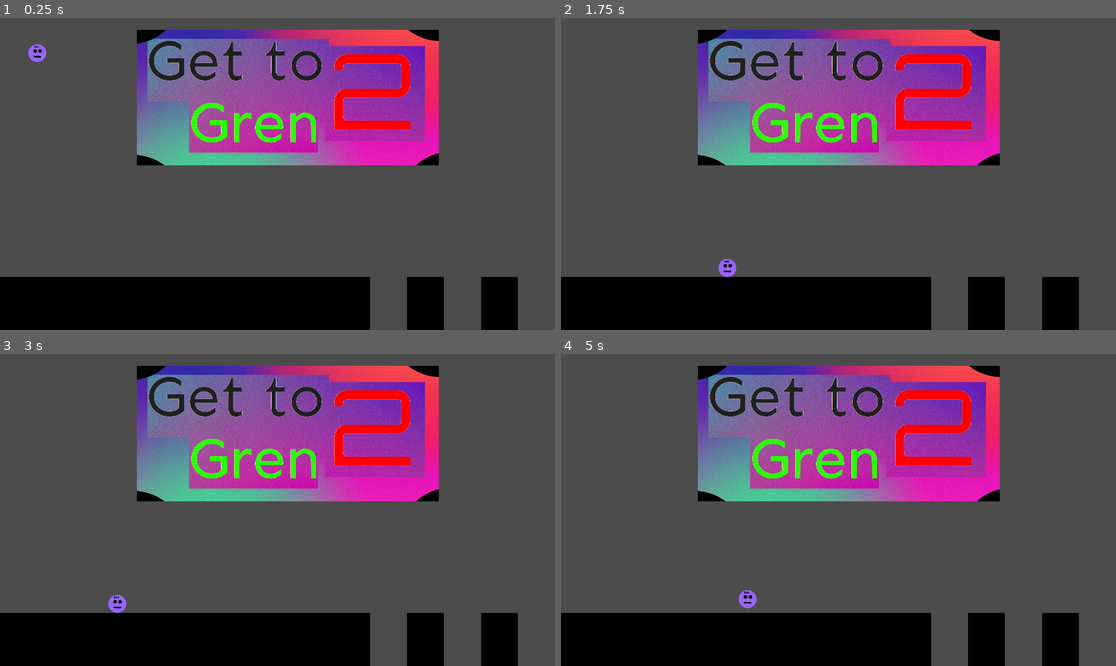
Above: before the commit, frames 1-4 (two rows, left to right).
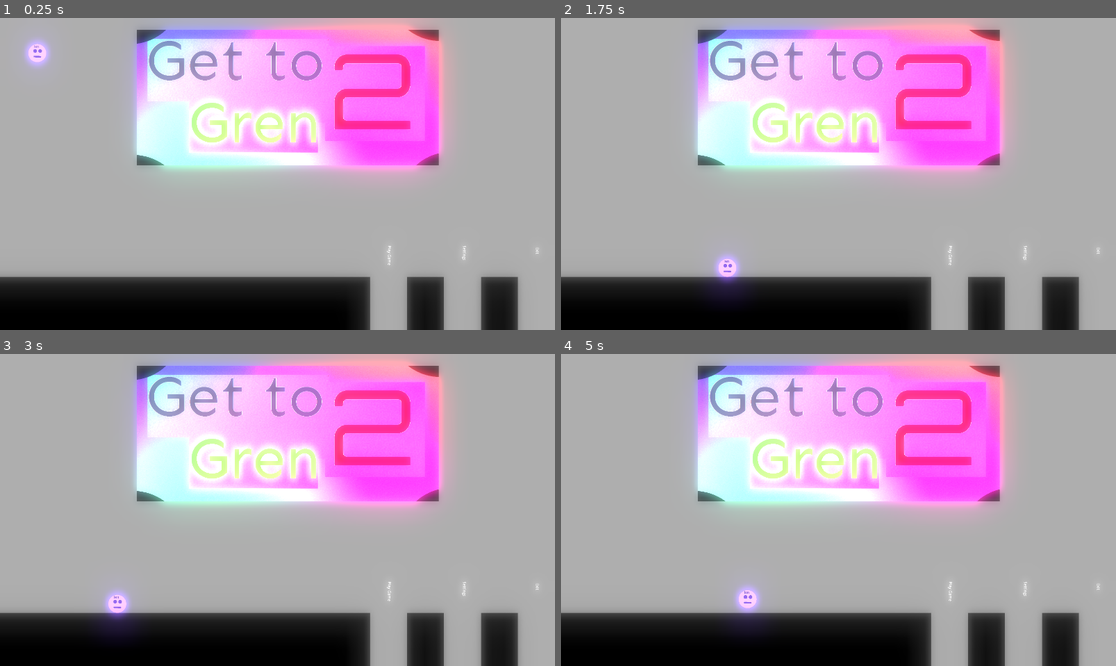
Above: after the commit, the same moments.

Repository: JL23-1/gettogren2
Game: Godot game, scene res://Main.tscn
Same seed, same stepped clock (60 frames per second), same inputs: the game is played once before the commit and once after it.
Inputs:
- Up to frame 1 (0.25 s): no input
- Up to frame 2 (1.75 s): hold Right (move_right) from 0.53 s (still down); tap Up (jump) at 0.77, 1.52 s
- Up to frame 3 (3 s): release Right (move_right) at 2.03 s; hold Left (move_left) 2.03-2.78 s; hold Right (move_right) from 2.78 s (still down)
- Up to frame 4 (5 s): tap Up (jump) at 3.02, 3.77, 4.52 s; release Right (move_right) at 4.28 s; hold Left (move_left) from 4.28 s (still down)

The runs differ from the first frame. In frame 1, 91% of the frame differs, in the area x 0-100%, y 0-100%; in frame 2, 91%; in frame 3, 91%; in frame 4, 91%.

Commit message:
Add files via upload

Diff:
--- /dev/null
+++ b/BGmus.tscn
@@ -0,0 +1,7 @@
+[gd_scene load_steps=2 format=2]
+
+[ext_resource path="res://SnapSave.io - Trance Music for Racing Game (128 kbps).mp3" type="AudioStream" id=1]
+
+[node name="BGmus" type="AudioStreamPlayer"]
+stream = ExtResource( 1 )
+autoplay = true
--- a/Main.tscn
+++ b/Main.tscn
@@ -9,9 +9,6 @@
 extents = Vector2( 98.5, 12 )
 
 [node name="Main" type="Node2D"]
-
-[node name="Player" parent="." instance=ExtResource( 1 )]
-position = Vector2( 129, 106 )
 
 [node name="TileMap" parent="." instance=ExtResource( 2 )]
 tile_data = PoolIntArray( -1, 0, 0, -65536, 0, 0, -65535, 0, 0, -65534, 0, 0, -65533, 0, 0, -65532, 0, 0, -65531, 0, 0, …(2036 unchanged characters)…
@@ -37,6 +34,35 @@
 position = Vector2( 24, 50 )
 shape = SubResource( 1 )
 
+[node name="Play game" type="RichTextLabel" parent="."]
+margin_left = 236.645
+margin_top = -261.364
+margin_right = 309.645
+margin_bottom = -242.364
+rect_rotation = 90.329
+rect_pivot_offset = Vector2( 36.4999, 1079.66 )
+text = "Play Game"
+
+[node name="Options" type="RichTextLabel" parent="."]
+margin_left = 496.0
+margin_top = -261.364
+margin_right = 569.0
+margin_bottom = -242.364
+rect_rotation = 90.329
+rect_pivot_offset = Vector2( 36.4999, 1079.66 )
+text = "Settings"
+
+[node name="Exit" type="RichTextLabel" parent="."]
+margin_left = 1865.0
+margin_top = 794.0
+margin_right = 1905.0
+margin_bottom = 834.0
+rect_rotation = 89.999
+text = "Exit"
+
+[node name="Player" parent="." instance=ExtResource( 1 )]
+position = Vector2( 129, 106 )
+
 [connection signal="body_entered" from="exit" to="Player" method="_on_exit_body_entered"]
+[connection signal="body_entered" from="level1" to="Player" method="_on_level1_body_entered"]
 [connection signal="body_entered" from="level1" to="Player" method="_on_Area2D_body_entered"]
-[connection signal="body_entered" from="level1" to="Player" method="_on_level1_body_entered"]
--- a/Player.tscn
+++ b/Player.tscn
@@ -6,8 +6,19 @@
 [sub_resource type="CircleShape2D" id=1]
 radius = 103.333
 
+[sub_resource type="Environment" id=2]
+background_mode = 4
+background_color = Color( 1, 1, 1, 1 )
+glow_enabled = true
+glow_intensity = 4.84
+glow_strength = 0.82
+glow_bloom = 0.79
+glow_blend_mode = 0
+
 [node name="Player" type="KinematicBody2D"]
 scale = Vector2( 0.3, 0.3 )
+collision_layer = 3
+collision_mask = 3
 script = ExtResource( 1 )
 
 [node name="Sprite" type="Sprite" parent="."]
@@ -17,3 +28,6 @@
 [node name="CollisionShape2D" type="CollisionShape2D" parent="."]
 position = Vector2( 0, 3.33333 )
 shape = SubResource( 1 )
+
+[node name="WorldEnvironment" type="WorldEnvironment" parent="."]
+environment = SubResource( 2 )
--- a/level1.tscn
+++ b/level1.tscn
@@ -8,11 +8,7 @@
 [node name="level1" type="Node2D"]
 
 [node name="Jump" type="Sprite" parent="."]
-position = Vector2( 541, 721 )
-scale = Vector2( 0.794643, 0.794643 )
-texture = ExtResource( 3 )
-
-[node name="Jump2" type="Sprite" parent="."]
+modulate = Color( 0.5, 0.5, 0.5, 1 )
 position = Vector2( 541, 721 )
 scale = Vector2( 0.794643, 0.794643 )
 texture = ExtResource( 3 )
@@ -26,3 +22,5 @@
 [node name="Area2D" parent="." instance=ExtResource( 4 )]
 position = Vector2( 1440, 996 )
 scale = Vector2( 0.626322, 0.383875 )
+collision_layer = 2
+collision_mask = 2
--- /dev/null
+++ b/level4.tscn
@@ -0,0 +1,11 @@
+[gd_scene load_steps=3 format=2]
+
+[ext_resource path="res://Player.tscn" type="PackedScene" id=1]
+[ext_resource path="res://TileMap.tscn" type="PackedScene" id=2]
+
+[node name="level4" type="Node2D"]
+
+[node name="TileMap" parent="." instance=ExtResource( 2 )]
+
+[node name="Player" parent="." instance=ExtResource( 1 )]
+position = Vector2( 48, 982 )
--- a/project.godot
+++ b/project.godot
@@ -13,6 +13,10 @@
 config/name="New Game Project"
 run/main_scene="res://Main.tscn"
 config/icon="res://icon.png"
+
+[autoload]
+
+BGmus="*res://BGmus.tscn"
 
 [display]
 
@@ -32,6 +36,7 @@
 "events": [ Object(InputEventKey,"resource_local_to_scene":false,"resource_name":"","device":0,"alt":false,"shift":false,"control":false,"meta":false,"command":false,"pressed":false,"scancode":16777231,"physical_scancode":0,"unicode":0,"echo":false,"script":null)
 , Object(InputEventKey,"resource_local_to_scene":false,"resource_name":"","device":0,"alt":false,"shift":false,"control":false,"meta":false,"command":false,"pressed":false,"scancode":65,"physical_scancode":0,"unicode":0,"echo":false,"script":null)
 , Object(InputEventJoypadButton,"resource_local_to_scene":false,"resource_name":"","device":0,"button_index":14,"pressure":0.0,"pressed":false,"script":null)
+, Object(InputEventKey,"resource_local_to_scene":false,"resource_name":"","device":0,"alt":false,"shift":false,"control":false,"meta":false,"command":false,"pressed":false,"scancode":0,"physical_scancode":16777246,"unicode":0,"echo":false,"script":null)
  ]
 }
 move_right={
@@ -39,6 +44,7 @@
 "events": [ Object(InputEventKey,"resource_local_to_scene":false,"resource_name":"","device":0,"alt":false,"shift":false,"control":false,"meta":false,"command":false,"pressed":false,"scancode":16777233,"physical_scancode":0,"unicode":0,"echo":false,"script":null)
 , Object(InputEventKey,"resource_local_to_scene":false,"resource_name":"","device":0,"alt":false,"shift":false,"control":false,"meta":false,"command":false,"pressed":false,"scancode":68,"physical_scancode":0,"unicode":0,"echo":false,"script":null)
 , Object(InputEventJoypadButton,"resource_local_to_scene":false,"resource_name":"","device":0,"button_index":15,"pressure":0.0,"pressed":false,"script":null)
+, Object(InputEventKey,"resource_local_to_scene":false,"resource_name":"","device":0,"alt":false,"shift":false,"control":false,"meta":false,"command":false,"pressed":false,"scancode":0,"physical_scancode":16777248,"unicode":0,"echo":false,"script":null)
  ]
 }
 jump={
--- a/red.tscn
+++ b/red.tscn
@@ -7,6 +7,9 @@
 extents = Vector2( 255, 255 )
 
 [node name="Area2D" type="Area2D"]
+modulate = Color( 3.46, 1, 1, 1 )
+collision_layer = 2
+collision_mask = 2
 script = ExtResource( 1 )
 
 [node name="CollisionShape2D" type="CollisionShape2D" parent="."]
Not shown: 1 places in Player.tscn that only renumber resources
Not shown, added: SnapSave.io - Trance Music for Racing Game (128 kbps).mp3.import
Not shown, added: SnapSave.io - Trance Music for Racing Game (128 kbps).mp3
